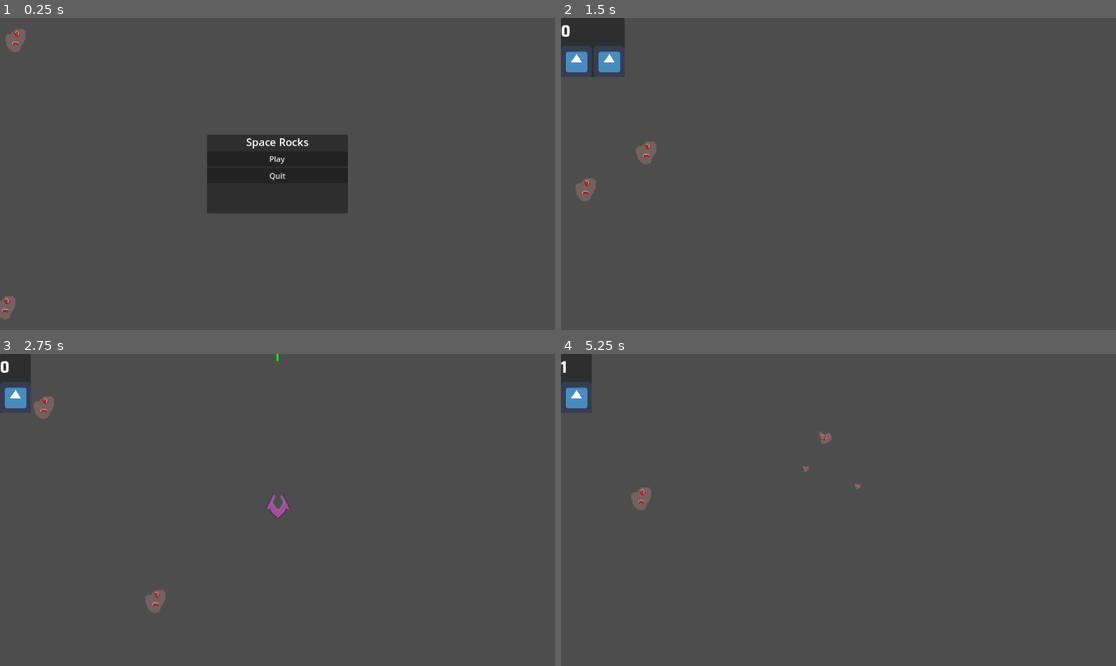
Above: before the commit, frames 1-4 (two rows, left to right).
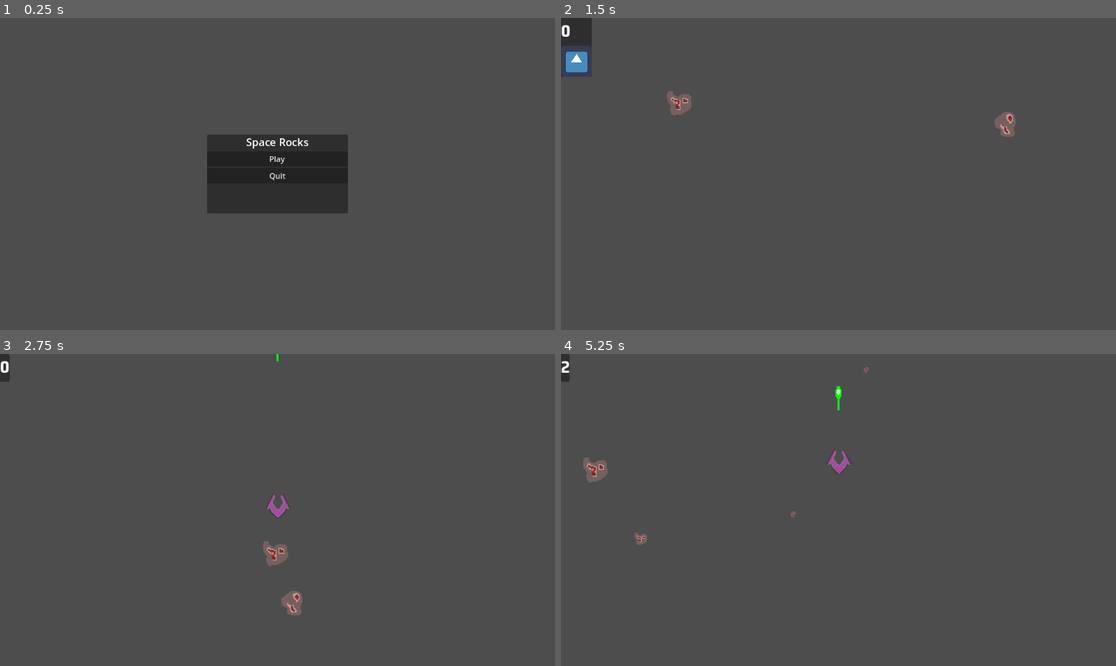
Above: after the commit, the same moments.

Repository: unblinky/space-rocks
Game: Godot game, scene res://PauseMenu/PauseMenu.tscn
The game is run twice, just before and just after one commit, with the same random seed, the same clock (stepped at 60 frames per second) and the same inputs. Before the commit the project starts from res://Main/Main.tscn. The engine's default icon, where the game draws it, is replaced by a stand-in: a white triangle on a blue panel in a dark square.
Inputs (mouse positions are in pixels of both pictures, inside the frame that each line leads up to):
- Up to frame 1 (0.25 s): no input
- Up to frame 2 (1.5 s): click "Play" at 0.5 s; move the mouse to (960, 158) at 1.27 s; click (960, 158) at 1.35 s
- Up to frame 3 (2.75 s): tap Space (launch) at 1.55, 2.1 s; move the mouse to (166, 525) at 2.02 s; click (166, 525) at 2.3 s
- Up to frame 4 (5.25 s): move the mouse to (894, 441) at 2.77 s; click (894, 441) at 2.85 s; tap Space (launch) at 3.05, 3.6, 4.55 s; move the mouse to (810, 572) at 3.52 s; click (810, 572) at 3.8 s; move the mouse to (1005, 556) at 4.27 s; hold Right mouse button (thrust) 4.28-5 s; tap Escape (pause) at 4.9 s; click "Continue" at 5 s

The runs differ from the first frame. In frame 1, 0.4% of the frame differs, in the area x 0-5%, y 3-97%; in frame 2, 1.7%, in the area x 2-82%, y 0-59%; in frame 3, 1.5%; in frame 4, 1.5%.

Commit message:
Refactor: Main, PauseMenu, Ship.
PauseMenu is now the starting point, and spawns Main. Shortened the references by removing Ship refs and going straight to Player.

Diff:
--- a/Code/Bullet/Bullet.gd
+++ b/Code/Bullet/Bullet.gd
@@ -3,7 +3,7 @@
 
 @onready var timer: Timer = $Timer
 
-var ship: Ship # Data container.
+var player: Player # Data container.
 var velocity: Vector2 = Vector2.ZERO # Direction.
 var speed: float = 800.0 # pixel / sec. multiplier.
 
--- a/Code/Main/Main.gd
+++ b/Code/Main/Main.gd
@@ -5,24 +5,13 @@
 const UNIDENTIFIED_FLYING_OBJECT = preload("res://UFO/UFO.tscn")
 
 @onready var timer: Timer = $Timer
-@onready var pause_menu: PauseMenu = $PauseMenu
 
 var rock_difficulty = 1
 var rocks: Array[Rock]
 
 func _ready() -> void:
 	timer.timeout.connect(SpawnUFO)
-	pause_menu.show()
 	NextLevel()
-
-func _process(_delta: float) -> void:
-	if Input.is_action_just_pressed("pause"):
-		get_tree().paused = true
-		pause_menu.show()
-		pause_menu.title.text = "Game Paused"
-		pause_menu.play_button.hide()
-		pause_menu.quit_button.hide()
-		pause_menu.continue_button.show()
 
 func SpawnRocks(num: int, rock: Rock):
 	for i in num:
@@ -53,9 +42,3 @@
 func NextLevel():
 	rock_difficulty += 1
 	SpawnRocks(rock_difficulty, null)
-
-func GameOver():
-	#pause_menu.show()
-	# TODO: Edit message.
-	print("Game Over")
-	pass
--- a/Code/Main/Main.tscn
+++ b/Code/Main/Main.tscn
@@ -1,7 +1,6 @@
-[gd_scene load_steps=3 format=3 uid="uid://b43n0f8g2tfgg"]
+[gd_scene load_steps=2 format=3 uid="uid://b43n0f8g2tfgg"]
 
 [ext_resource type="Script" uid="uid://cgke8bpq05cbs" path="res://Main/Main.gd" id="1"]
-[ext_resource type="PackedScene" uid="uid://c7mnuv6dhbpif" path="res://PauseMenu/PauseMenu.tscn" id="3_amygn"]
 
 [node name="Main" type="Node"]
 script = ExtResource("1")
@@ -9,5 +8,3 @@
 [node name="Timer" type="Timer" parent="."]
 wait_time = 10.0
 autostart = true
-
-[node name="PauseMenu" parent="." instance=ExtResource("3_amygn")]
--- a/Code/PauseMenu/PauseMenu.gd
+++ b/Code/PauseMenu/PauseMenu.gd
@@ -1,12 +1,15 @@
 extends PanelContainer
 class_name PauseMenu
 
+const MAIN = preload("res://Main/Main.tscn")
 const PLAYER = preload("res://Player/Player.tscn")
 
 @onready var title: Label = $VBox/Title
 @onready var play_button: Button = $VBox/PlayButton
 @onready var continue_button: Button = $VBox/ContinueButton
 @onready var quit_button: Button = $VBox/QuitButton
+
+var main: Main
 
 func _ready() -> void:
 	play_button.pressed.connect(OnPlayPressed)
@@ -17,12 +20,45 @@
 	continue_button.hide()
 	quit_button.show()
 
+func _process(_delta: float) -> void:
+	if Input.is_action_just_pressed("pause"):
+		TogglePause()
+
+func TogglePause():
+	if get_tree().paused:
+		get_tree().paused = false
+		hide()
+	else:
+		show()
+		get_tree().paused = true
+		title.text = "Game Paused"
+		play_button.hide()
+		continue_button.show()
+		quit_button.hide()
+
+func GameOver():
+	show()
+	title.text = "Game Over"
+	play_button.text = "Play again?"
+	play_button.show()
+	continue_button.hide()
+	quit_button.hide()
+
 func OnPlayPressed():
-	# TODO: Migrate into Main?
 	hide()
+
+	# Kill main if it still exists.
+	if main != null:
+		main.queue_free()
+
+	# Load a fresh game.
+	main = MAIN.instantiate()
+	add_child(main)
+
+	# Instance Player.
 	var player: Player = PLAYER.instantiate()
-	player.main = get_parent() # HACK: Better organizing?
-	get_parent().add_child(player)
+	player.menu = self
+	main.add_child(player) # Freed when main is destroyed.
 
 func OnContinuePressed():
 	get_tree().paused = false
--- a/Code/Player/Player.gd
+++ b/Code/Player/Player.gd
@@ -8,11 +8,11 @@
 @onready var lives_ui: HBoxContainer = $VBox/LivesUI
 
 var score: int = 0
-var lives: int = 2
+var lives: int = 1
 
-# Current ship in viewport.
+# Set in PauseMenu.
 var ship: Ship
-var main: Main
+var menu: PauseMenu
 
 func _ready() -> void:
 	UpdateScore(0)
@@ -21,10 +21,8 @@
 func _process(_delta: float) -> void:
 	if Input.is_action_just_pressed("launch"):
 		if self.ship == null and lives > 0:
-			main.GameOver() # FIXME: !!!!!!!!!!!!!!
 			SpawnShip()
 			UpdateLives(-1)
-
 
 func SpawnShip():
 	var new_ship: Ship = SHIP.instantiate()
@@ -38,7 +36,10 @@
 	score_ui.text = str(score)
 
 func UpdateLives(delta_lives):
+	# Update the data.
 	lives += delta_lives
+
+	# Update the graphics.
 	for child in lives_ui.get_children():
 		child.queue_free()
 
@@ -46,6 +47,6 @@
 		var life = LIFE.instantiate()
 		lives_ui.add_child(life)
 
-func LivesGone():
-	if lives <= 0 && ship == null:
-		main.GameOver()
+func CheckGameOver():
+	if lives <= 0:
+		menu.GameOver()
--- a/Code/Rock/Rock.gd
+++ b/Code/Rock/Rock.gd
@@ -26,7 +26,7 @@
 		Destroy()
 
 	if area is Bullet:
-		area.ship.player.UpdateScore(point_value)
+		area.player.UpdateScore(point_value)
 		area.Destroy() # TODO: Should we do penetration? Feature creep.
 		Destroy()
 
--- a/Code/Ship/Ship.gd
+++ b/Code/Ship/Ship.gd
@@ -25,27 +25,17 @@
 	if Input.is_action_just_pressed("fire"):
 		SpawnBullet()
 
-	## TODO: Clamps to square.
-	## - Can fly faster at an angle.
-	#if velocity.x > max_speed:
-		#velocity.x = max_speed
-	#if velocity.x < -max_speed:
-		#velocity.x = -max_speed
-	#if velocity.y > max_speed:
-		#velocity.y = max_speed
-	#if velocity.y < -max_speed:
-		#velocity.y = -max_speed
-
 	position += velocity * delta
 
 func SpawnBullet():
 	var bullet: Bullet = BULLET.instantiate()
-	bullet.ship = self
+	bullet.player = player
 	bullet.position = position
 	bullet.rotation = rotation
 	get_parent().add_child(bullet)
 
 func Destroy():
+	player.CheckGameOver()
 	queue_free()
 	# TODO:
 	# - Play SFX.
--- a/Code/UFO/UFO.gd
+++ b/Code/UFO/UFO.gd
@@ -49,10 +49,9 @@
 			y_direction = 1
 		else:
 			y_direction = -1
-		#print("Switch Y direction.")
 
 func OnAreaEntered(area: Area2D):
 	if area is Bullet:
-		area.ship.player.UpdateScore(point_value)
+		area.player.UpdateScore(point_value)
 		area.Destroy()
-		queue_free() # TODO: Finish Destroy().
+		queue_free()
--- a/Code/project.godot
+++ b/Code/project.godot
@@ -11,7 +11,7 @@
 [application]
 
 config/name="Space Rocks"
-run/main_scene="res://Main/Main.tscn"
+run/main_scene="uid://c7mnuv6dhbpif"
 config/features=PackedStringArray("4.5")
 config/icon="res://Main/icon.png"
 
